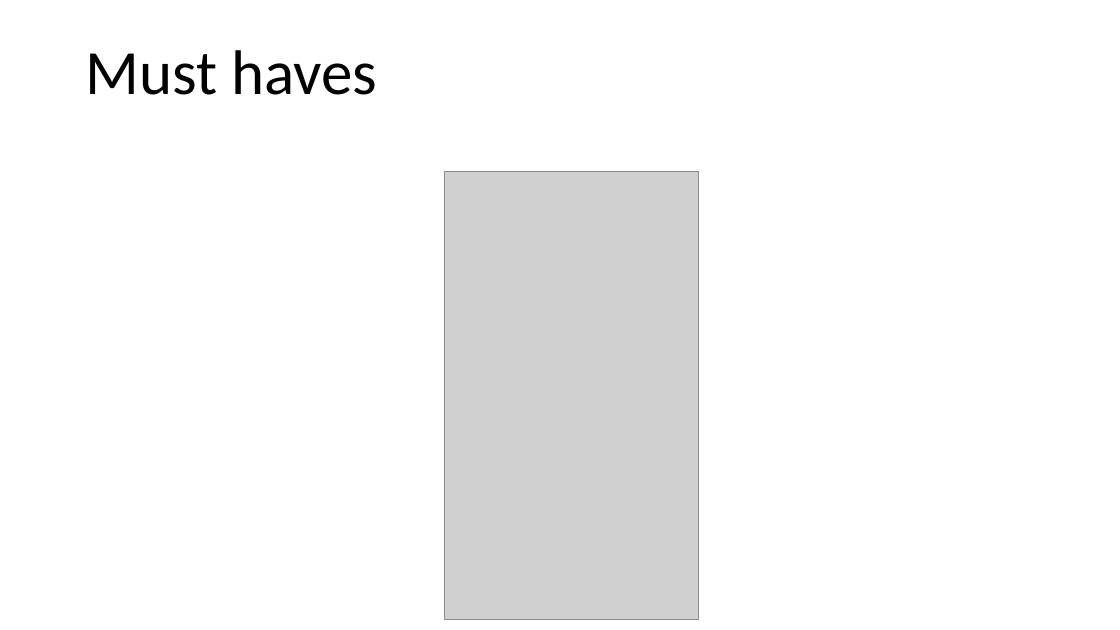
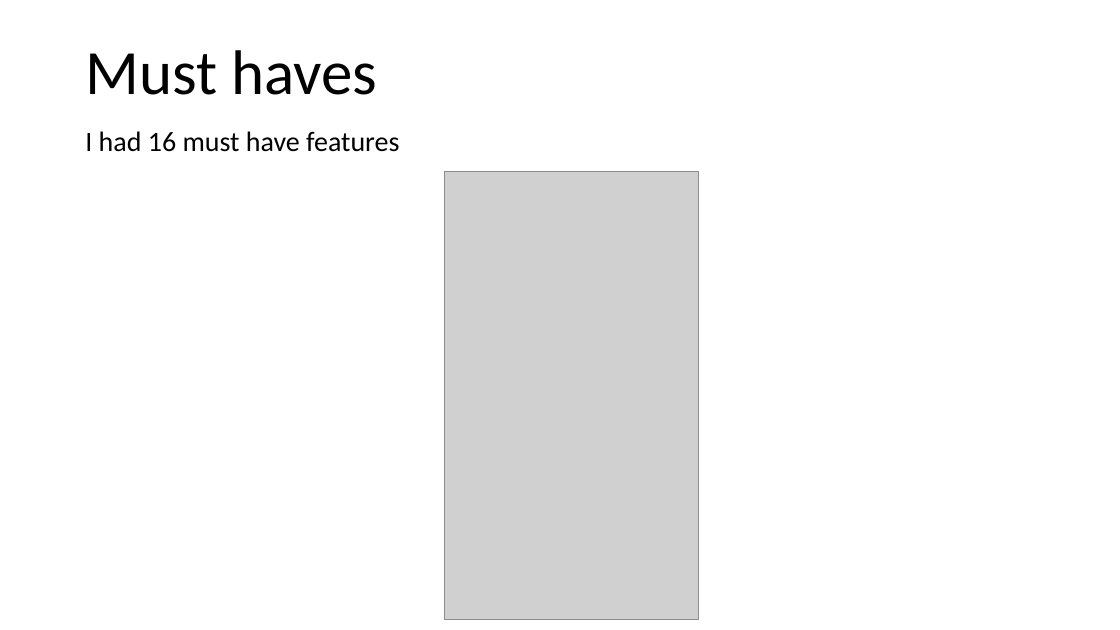
Before and after one commit to KeaganErasmus/BCDE222-C-, a slide deck: slide 2 of Presentation.pptx (slide 1 before the commit). Drawn at 1120x630 pixels with LibreOffice and Linux fonts; fonts in the diff are those of the drawing; grey boxes stand for pictures. Boxes give left, top, right and bottom in pixels: in the first picture for what was removed or moved away, otherwise in the second. Text is boxed around its words. In the diff, an @@ line names an element or a change of style, - is before the commit and + after.

```diff
--- a/Presentation.pptx
+++ b/Presentation.pptx
@@ subtitle added at (85, 131, 399, 152), 24 pt, text #000000 @@
+I had 16 must have features
```
Also in this commit, not shown: 1 other slide changed, 1 slide added.
